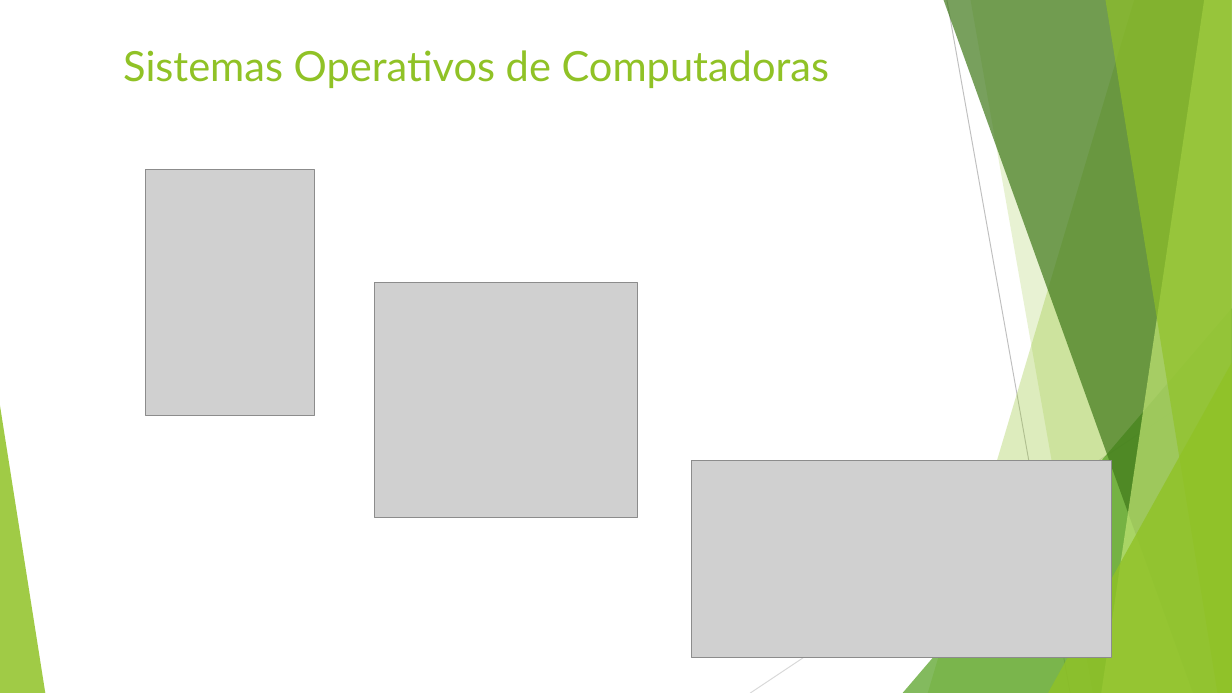
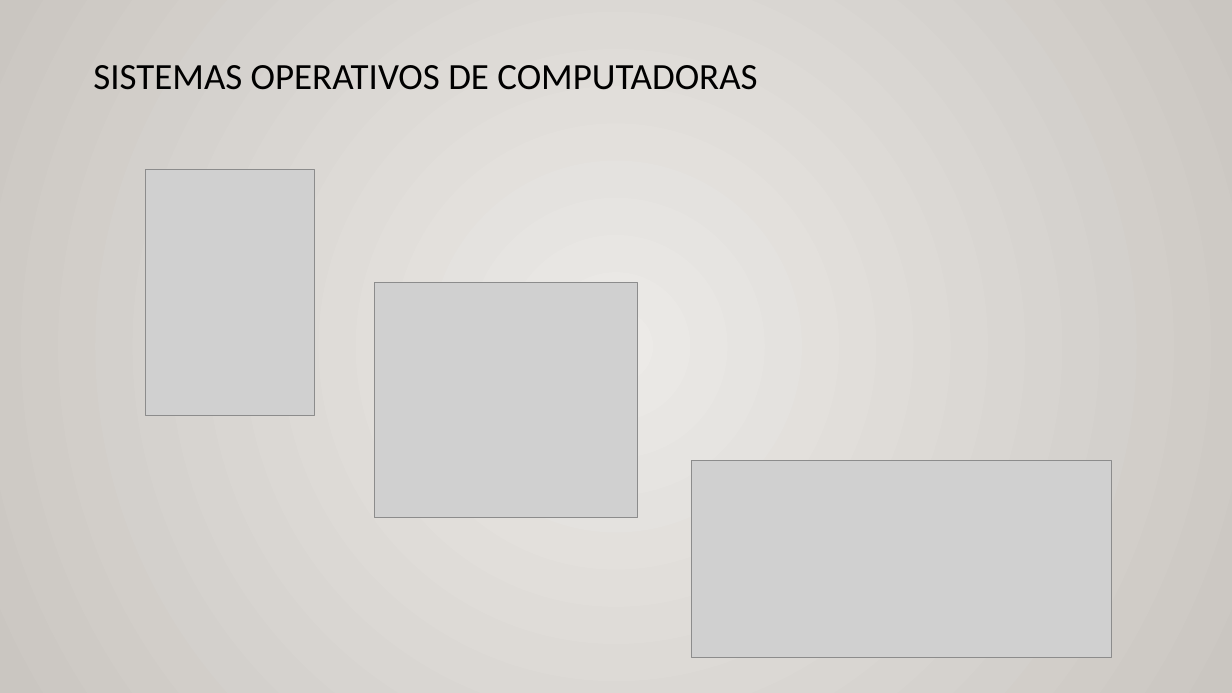
Before and after one commit to AlbertOsinaga/CSharp-MiPrimerLenguaje, a slide deck: slide 8 of C#_MiPrimerLenguaje.pptx. Drawn at 1232x693 pixels with LibreOffice and Linux fonts; fonts in the diff are those of the drawing; grey boxes stand for pictures. Boxes give left, top, right and bottom in pixels: in the first picture for what was removed or moved away, otherwise in the second. Text is boxed around its words. In the diff, an @@ line names an element or a change of style, - is before the commit and + after.

```diff
--- a/C#_MiPrimerLenguaje.pptx
+++ b/C#_MiPrimerLenguaje.pptx
@@ background #FFFFFF to gradient #ECEAE7 to #CAC7C1 @@
@@ title at [93, 65, 757, 90]: text changed; size 32.4 to 28.8 pt; font Lato to Calibri; text colour #90C226 to #000000 @@
-Sistemas Operativos de Computadoras
+SISTEMAS OPERATIVOS DE COMPUTADORAS
@@ group removed at [0, 0, 1232, 693]: 5 freeform shapes, 3 triangles, 2 lines @@
```
Also in this commit, not shown: 11 other slides changed, 7 slides added, 1 other file.
